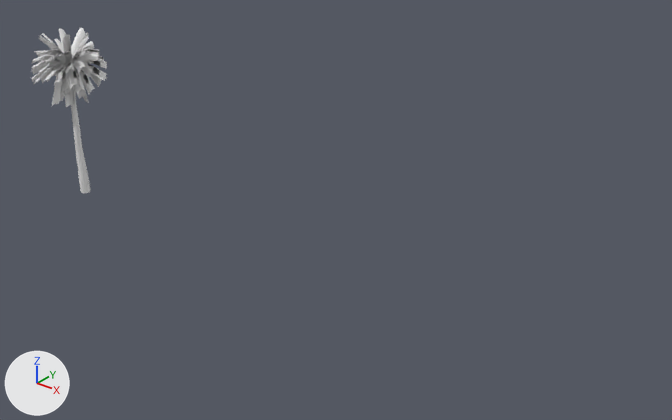
A saved change to the FBX model VRPO/Assets/Resources/3D Joseph/Foliage Models/Palm Tree.fbx.
Camera for both pictures: a 50 mm lens placed at (36.3, -30.0, 30.5), pointed at (3.1, 11.5, 4.8). Arrows for +X, +Y and +Z are at lower left; the lights stay in place. Materials are left out; every surface is plain grey. Where no turn or scale is listed for an object, it has been applied to the vertices. Vertices at the same position are counted once.

Names of what the first picture shows: 'Palm_Tree'.
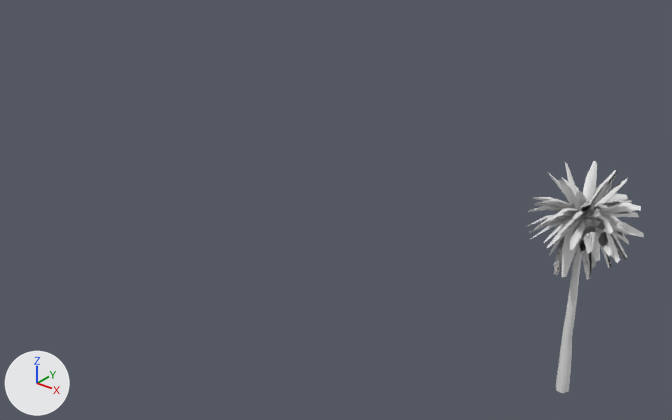
What the commit changed:
me_mesh is used by ob_palm_tree; location (-20.7, 9.43, -0.1).
me_mesh had 1218 vertices, 844 faces and spanned x -2.85..2.75, y -2.53..3.15, z 0.0..12.94.
me_mesh now has 859 vertices, 714 faces and spans x -2.83..2.68, y -2.46..3.13, z 0.0..12.94.
me_mesh part 1: 359 vertices removed from x -2.85..2.75, y -2.53..3.15, z 0.58..12.89.
Object 'Palm_Tree' (ob_palm_tree) moves from (-20.7, 9.43, -0.1) to (20.1, 9.43, -0.1).

Where the change shows, as pixel boxes (x1, y1, x2, y2) in the pictures (672 x 420 px):
'Palm_Tree', reshaped, moved (57% wider, 40% taller): before (32, 28, 107, 193); after (526, 161, 644, 393)
part 1 of me_mesh, deleted: before (32, 28, 107, 193)
